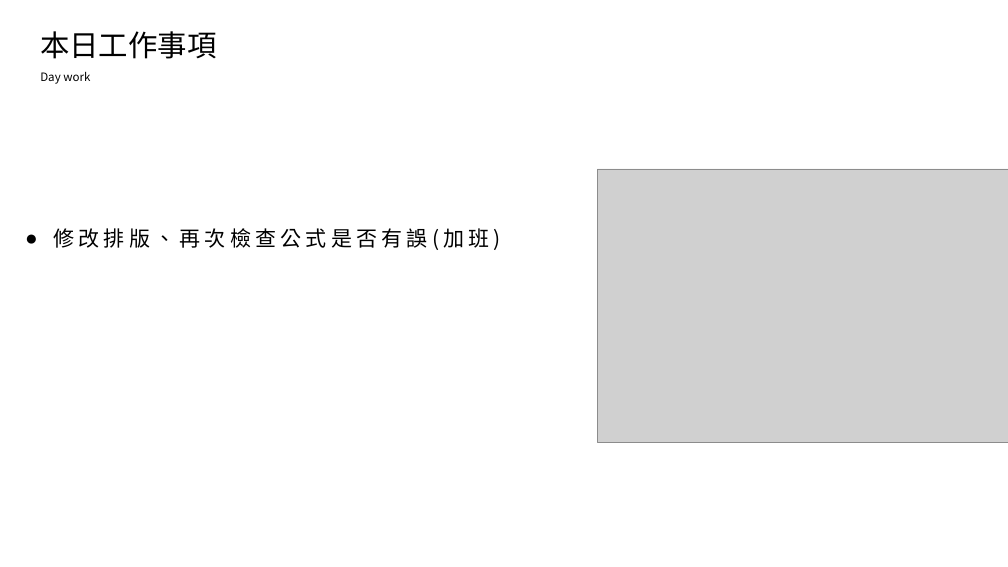
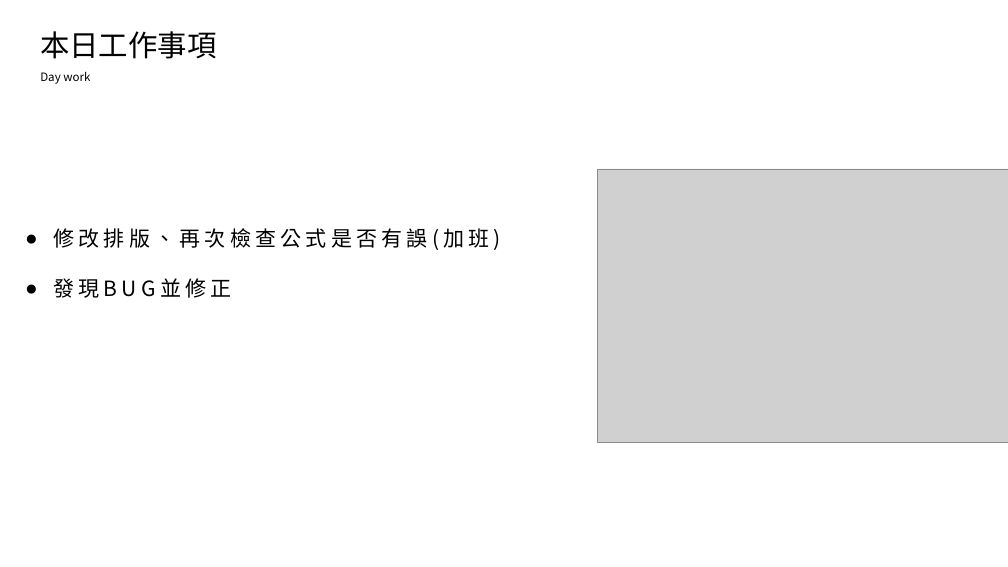
Before and after one commit to king637324/KnowledgeGreenhouseSystem, a slide deck: slide 2 of 工作日報_葉柏漢/2021.10/2021.10.26(加班)_2021.10.27工作日報_葉柏漢.pptx. Drawn at 1008x567 pixels with LibreOffice and Linux fonts; fonts in the diff are those of the drawing; grey boxes stand for pictures. Boxes give left, top, right and bottom in pixels: in the first picture for what was removed or moved away, otherwise in the second. Text is boxed around its words. In the diff, an @@ line names an element or a change of style, - is before the commit and + after.

```diff
--- a/工作日報_葉柏漢/2021.10/2021.10.26(加班)_2021.10.27工作日報_葉柏漢.pptx
+++ b/工作日報_葉柏漢/2021.10/2021.10.26(加班)_2021.10.27工作日報_葉柏漢.pptx
@@ text at box(53, 278, 231, 298): paragraph added @@
+● 發現BUG並修正
```
Also in this commit, not shown: 2 slides added, 3 other files.
